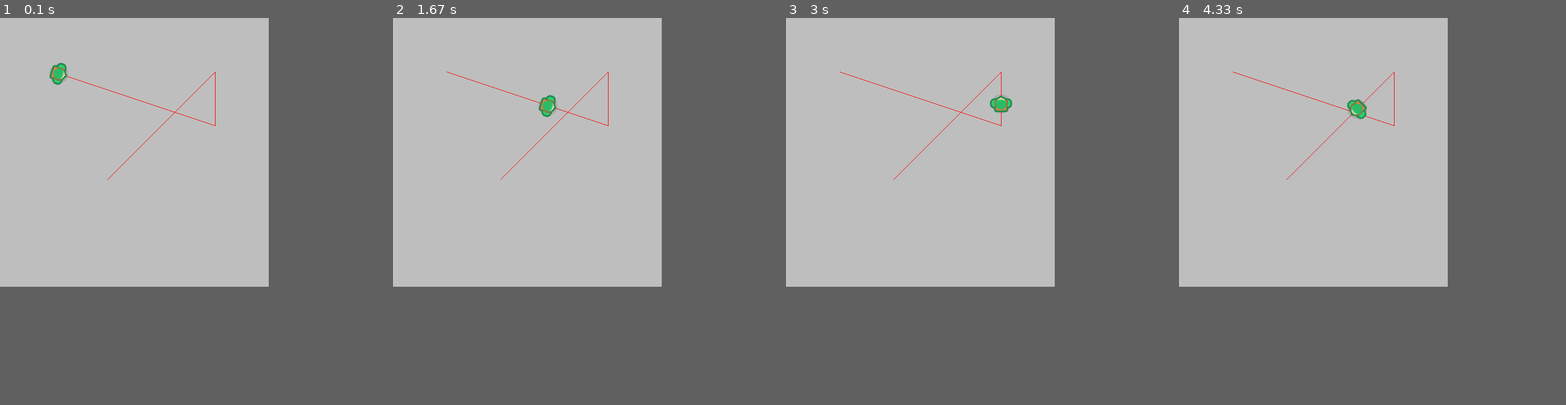
Above: before the commit, frames 1-4 (left to right).
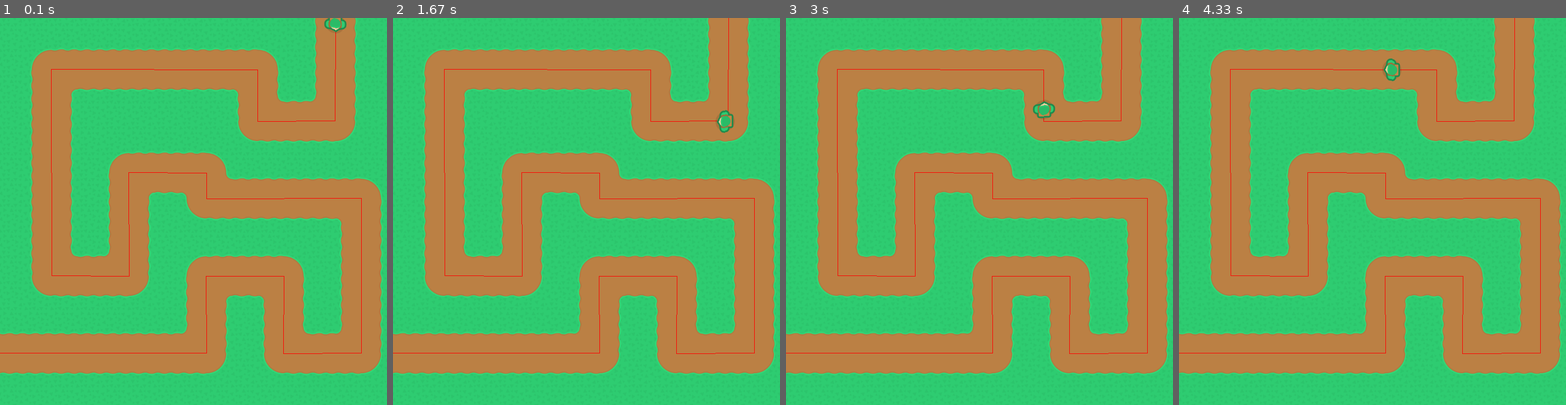
Above: after the commit, the same moments.

Repository: tuwi-0808374/pygame-oefenen
Game: pygame game, started from Tower/main.py
Same seed, same stepped clock (60 frames per second), same inputs: the game is played once before the commit and once after it.
Inputs:
- Up to frame 1 (0.1 s): no input
- Up to frame 2 (1.67 s): no input
- Up to frame 3 (3 s): no input
- Up to frame 4 (4.33 s): no input
In our replay, the window is 500x500 before the commit and 720x720 after it. These sizes can differ from the game's own. Grey fills any space a smaller window leaves; there, only what the larger window draws over its background counts as a difference.

The runs differ from the first frame. In frame 1, 77% of the frame differs, in the area x 0-100%, y 0-100%; in frame 2, 77%; in frame 3, 77%; in frame 4, 77%.

Commit message:
Part 4 - Load Level Map

Diff:
--- a/Tower/constants.py
+++ b/Tower/constants.py
@@ -1,3 +1,6 @@
-SCREEN_WIDTH = 500
-SCREEN_HEIGHT = 500
+ROWS = 15
+COLS = 15
+TILE_SIZE = 48
+SCREEN_WIDTH = TILE_SIZE * COLS
+SCREEN_HEIGHT = TILE_SIZE * ROWS
 FPS = 60
--- a/Tower/main.py
+++ b/Tower/main.py
@@ -1,6 +1,8 @@
 import pygame
 import constants as c
+import json
 from enemy import Enemy
+from world import World
 
 # init
 pygame.init()
@@ -13,17 +15,23 @@
 pygame.display.set_caption("Tower Game")
 
 # load images
+# Map
+map_image = pygame.image.load("levels/level.png").convert_alpha()
+# Enemies
 enemy_image = pygame.image.load('assets/images/enemies/enemy_1.png').convert_alpha()
+
+# Load json data for level
+with open('levels/level.tmj') as file:
+    word_data = json.load(file)
+
+# Create world
+world = World(word_data, map_image)
+world.process_data()
 
 # create groups
 enemy_group = pygame.sprite.Group()
 
-waypoints = [
-    (100, 100),
-    (400, 200),
-    (400, 100),
-    (200, 300),
-]
+waypoints = world.waypoints
 
 enemy = Enemy(waypoints, enemy_image)
 enemy_group.add(enemy)
@@ -36,6 +44,9 @@
     clock.tick(c.FPS)
 
     screen.fill("grey")
+
+    # draw level
+    world.draw(screen)
 
     # draw enemy path
     pygame.draw.lines(screen, "red", False, waypoints)
--- /dev/null
+++ b/Tower/world.py
@@ -0,0 +1,25 @@
+import pygame
+
+class World():
+    def __init__(self, data, map_image):
+        self.waypoints = []
+        self.level_data = data
+        self.image = map_image
+
+    def process_data(self):
+        # look through data to extract relevant data
+        for layer in self.level_data['layers']:
+            if layer['name'] == 'waypoints':
+                for obj in layer['objects']:
+                    waypoint_data = obj['polyline']
+                    self.process_waypoints(waypoint_data)
+
+    def process_waypoints(self, data):
+        # iterate to waypoint to extract individual sets of x and y coordinates
+        for point in data:
+            temp_x = point['x']
+            temp_y = point['y']
+            self.waypoints.append((temp_x, temp_y))
+
+    def draw(self, surface):
+        surface.blit(self.image, (0, 0))
